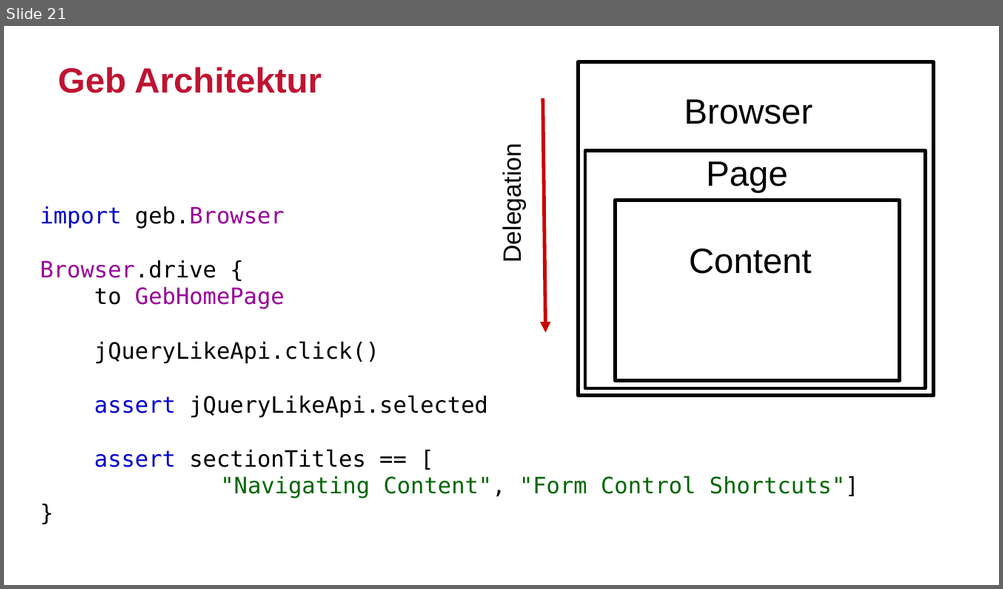
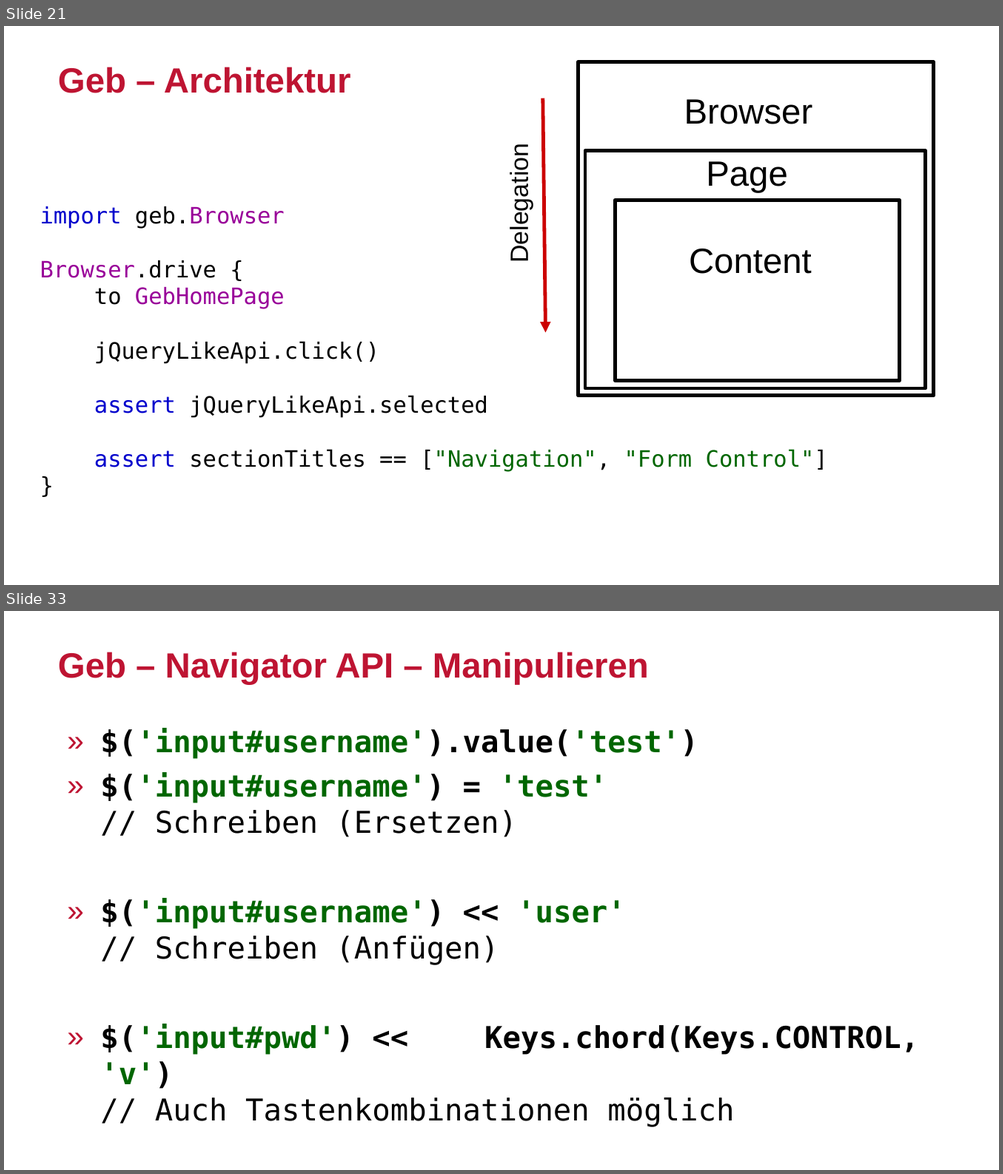
Before and after one commit to sclassen/sessions, a slide deck: javaland2017/ui-tests-with-geb/slides.odp. Shown one above the other, each under a label of ours: slide 21 before the commit, slides 21 and 33 after it; the slides between them are not shown. The pictures are 1003x589 and 1003x1174 pixels, drawn with LibreOffice and Linux fonts; fonts in the diff are those of the drawing; background and template pictures are left out. Boxes give left, top, right and bottom in pixels: in the first picture for what was removed or moved away, otherwise in the second. Text is boxed around its words. In the diff, an @@ line names an element or a change of style, - is before the commit and + after.

```diff
--- a/javaland2017/ui-tests-with-geb/slides.odp
+++ b/javaland2017/ui-tests-with-geb/slides.odp
@@ slide 33 added at <box>4,611,999,1170</box>, background #FFFFFF @@
@@ title added at <box>58,652,649,684</box>, 28 pt, text #BE1432, bold @@
+Geb – Navigator API – Manipulieren
@@ text added at <box>100,728,919,1128</box>, 24 pt, text #000000, bold @@
+» $('input#username').value('test')
+» $('input#username') = 'test'
+  // Schreiben (Ersetzen)
+» $('input#username') << 'user'
+  // Schreiben (Anfügen)
+» $('input#pwd') << Keys.chord(Keys.CONTROL, 'v')
+  // Auch Tastenkombinationen möglich
@@ slide 21 changed as well @@
@@ title at <box>58,67,351,93</box>: text changed @@
-Geb Architektur
+Geb – Architektur
@@ text "Delegation": place and size @@
-text "Delegation" at <box>498,158,526,260</box>
+text "Delegation" at <box>505,158,533,260</box>
@@ text at <box>94,449,828,471</box>: text changed @@
-assert sectionTitles == [
-"Navigating Content", "Form Control Shortcuts"]
+assert sectionTitles == ["Navigation", "Form Control"]
```
Also in this commit, not shown: 10 other slides changed, 14 other slides added.
